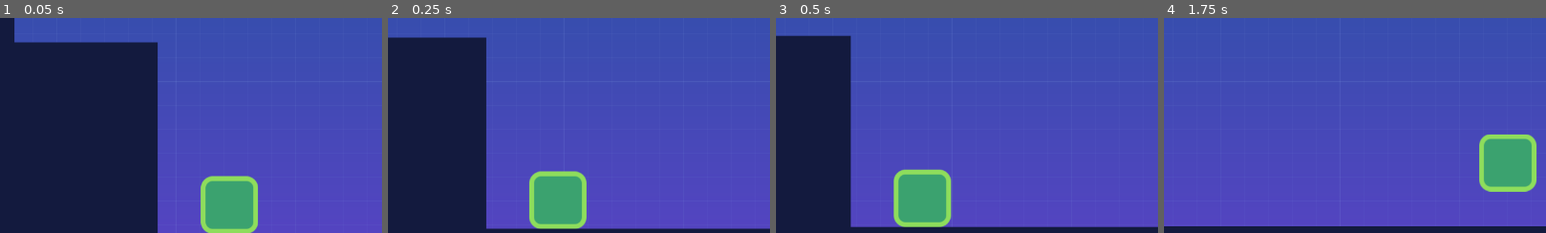
Above: before the commit, frames 1-4 (left to right).
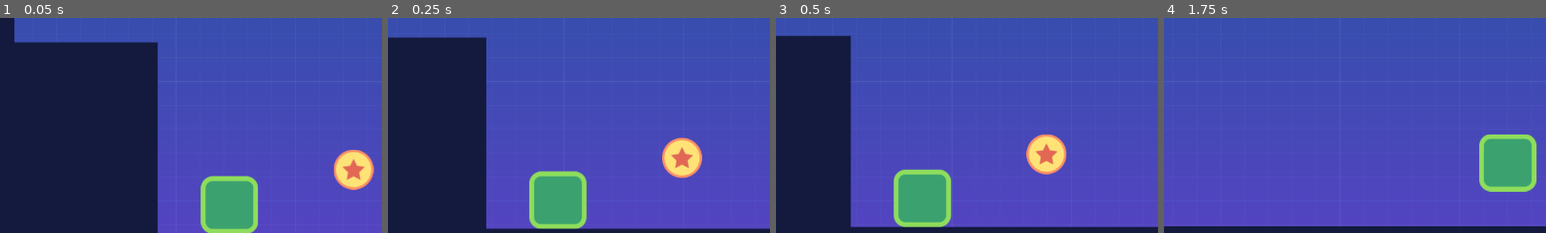
Above: after the commit, the same moments.

Repository: sh-cho/godot-2d-platformer
Game: Godot game, scene res://src/Levels/LevelTemplate.tscn
The game is run twice, just before and just after one commit, with the same random seed, the same clock (stepped at 60 frames per second) and the same inputs. This scene is started directly instead of the project's main scene.
Inputs:
- Up to frame 1 (0.05 s): no input
- Up to frame 2 (0.25 s): no input
- Up to frame 3 (0.5 s): no input
- Up to frame 4 (1.75 s): hold Right (move_right) from 0.53 s (still down); tap W (jump) at 0.77, 1.52 s
The pictures show only the part of the screen within x 16-66%, y 29-79%; the shares and areas given below are measured in that part.

The runs differ from the first frame. In frame 1, 1.6% of the frame differs, in the area x 87-98%, y 61-80%; in frame 2, 1.6%; in frame 3, 1.6%; in frame 4, nothing differs.

Commit message:
Add coin

Diff:
--- a/src/Levels/LevelTemplate.tscn
+++ b/src/Levels/LevelTemplate.tscn
@@ -1,9 +1,10 @@
-[gd_scene load_steps=5 format=2]
+[gd_scene load_steps=6 format=2]
 
 [ext_resource path="res://assets/tileset.tres" type="TileSet" id=1]
 [ext_resource path="res://src/Actors/Player.tscn" type="PackedScene" id=2]
 [ext_resource path="res://src/Actors/Enemy.tscn" type="PackedScene" id=3]
 [ext_resource path="res://assets/background.png" type="Texture" id=4]
+[ext_resource path="res://src/Objects/Coin.tscn" type="PackedScene" id=5]
 
 [node name="LevelTemplate" type="Node2D"]
 __meta__ = {
@@ -40,4 +41,7 @@
 [node name="Enemy2" parent="." instance=ExtResource( 3 )]
 position = Vector2( 3016, 552 )
 
+[node name="Coin" parent="." instance=ExtResource( 5 )]
+position = Vector2( 648, 448 )
+
 [editable path="Player"]
--- /dev/null
+++ b/src/Objects/Coin.gd
@@ -0,0 +1,7 @@
+extends Area2D
+
+onready var anim_player := $AnimationPlayer
+
+
+func _on_body_entered(body: Node) -> void:
+	anim_player.play("fade_out")
--- /dev/null
+++ b/src/Objects/Coin.tscn
@@ -0,0 +1,111 @@
+[gd_scene load_steps=7 format=2]
+
+[ext_resource path="res://assets/coin.png" type="Texture" id=1]
+[ext_resource path="res://src/Objects/Coin.gd" type="Script" id=2]
+
+[sub_resource type="CircleShape2D" id=1]
+radius = 34.0
+
+[sub_resource type="Animation" id=2]
+length = 0.001
+tracks/0/type = "value"
+tracks/0/path = NodePath("coin:position")
+tracks/0/interp = 1
+tracks/0/loop_wrap = true
+tracks/0/imported = false
+tracks/0/enabled = true
+tracks/0/keys = {
+"times": PoolRealArray( 0 ),
+"transitions": PoolRealArray( 1 ),
+"update": 0,
+"values": [ Vector2( 0, 0 ) ]
+}
+tracks/1/type = "value"
+tracks/1/path = NodePath(".:modulate")
+tracks/1/interp = 1
+tracks/1/loop_wrap = true
+tracks/1/imported = false
+tracks/1/enabled = true
+tracks/1/keys = {
+"times": PoolRealArray( 0 ),
+"transitions": PoolRealArray( 1 ),
+"update": 0,
+"values": [ Color( 1, 1, 1, 1 ) ]
+}
+
+[sub_resource type="Animation" id=3]
+resource_name = "bouncing"
+length = 1.2
+loop = true
+tracks/0/type = "value"
+tracks/0/path = NodePath("coin:position")
+tracks/0/interp = 1
+tracks/0/loop_wrap = true
+tracks/0/imported = false
+tracks/0/enabled = true
+tracks/0/keys = {
+"times": PoolRealArray( 0, 0.6 ),
+"transitions": PoolRealArray( 0.287174, 2.2974 ),
+"update": 0,
+"values": [ Vector2( 0, 10 ), Vector2( 0, -10 ) ]
+}
+tracks/1/type = "value"
+tracks/1/path = NodePath(".:modulate")
+tracks/1/interp = 1
+tracks/1/loop_wrap = true
+tracks/1/imported = false
+tracks/1/enabled = true
+tracks/1/keys = {
+"times": PoolRealArray( 0 ),
+"transitions": PoolRealArray( 1 ),
+"update": 0,
+"values": [ Color( 1, 1, 1, 1 ) ]
+}
+
+[sub_resource type="Animation" id=4]
+resource_name = "fade_out"
+length = 0.3
+tracks/0/type = "value"
+tracks/0/path = NodePath(".:modulate")
+tracks/0/interp = 1
+tracks/0/loop_wrap = true
+tracks/0/imported = false
+tracks/0/enabled = true
+tracks/0/keys = {
+"times": PoolRealArray( 0, 0.3 ),
+"transitions": PoolRealArray( 1, 1 ),
+"update": 0,
+"values": [ Color( 1, 1, 1, 1 ), Color( 1, 1, 1, 0 ) ]
+}
+tracks/1/type = "method"
+tracks/1/path = NodePath(".")
+tracks/1/interp = 1
+tracks/1/loop_wrap = true
+tracks/1/imported = false
+tracks/1/enabled = true
+tracks/1/keys = {
+"times": PoolRealArray( 0.3 ),
+"transitions": PoolRealArray( 1 ),
+"values": [ {
+"args": [  ],
+"method": "queue_free"
+} ]
+}
+
+[node name="Coin" type="Area2D"]
+collision_layer = 4
+script = ExtResource( 2 )
+
+[node name="coin" type="Sprite" parent="."]
+texture = ExtResource( 1 )
+
+[node name="CollisionShape2D" type="CollisionShape2D" parent="."]
+shape = SubResource( 1 )
+
+[node name="AnimationPlayer" type="AnimationPlayer" parent="."]
+autoplay = "bouncing"
+anims/RESET = SubResource( 2 )
+anims/bouncing = SubResource( 3 )
+anims/fade_out = SubResource( 4 )
+
+[connection signal="body_entered" from="." to="." method="_on_body_entered"]
